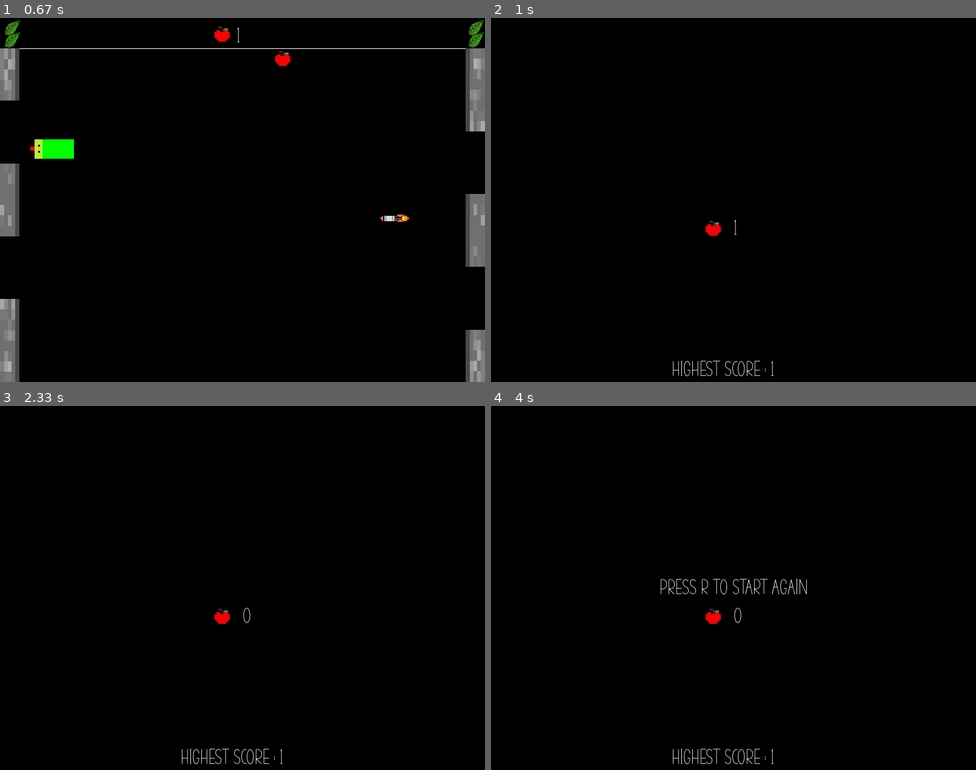
Above: before the commit, frames 1-4 (two rows, left to right).
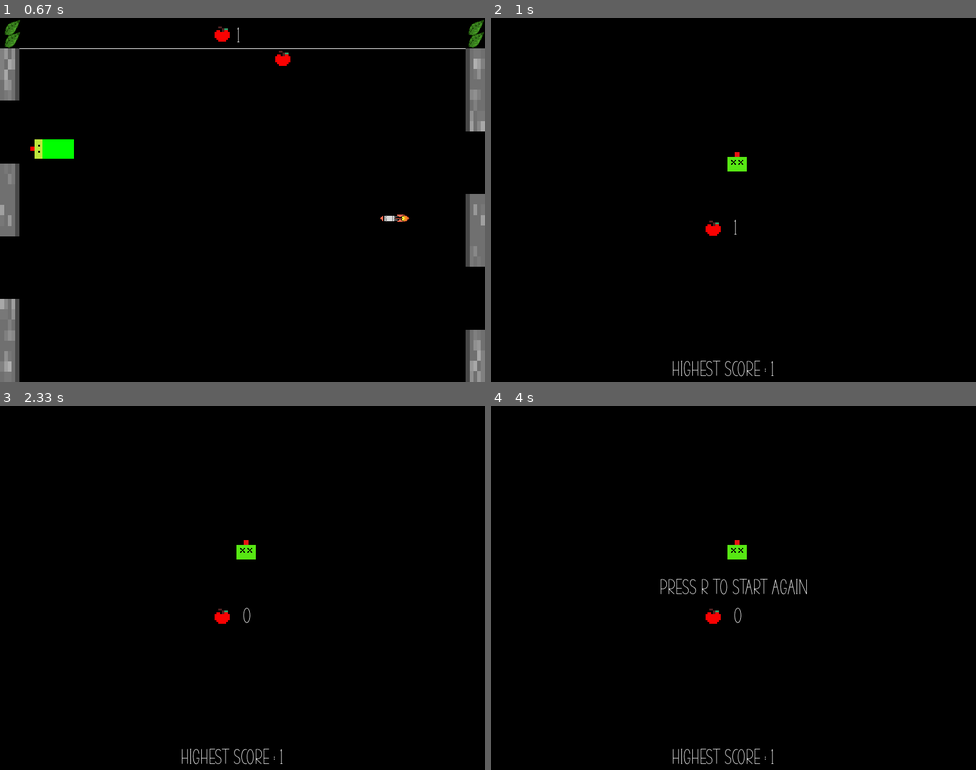
Above: after the commit, the same moments.

Repository: LUDUSLab/stem-games
Game: pygame game, started from gabi.breval/snakepro/main.py
Two runs of this game, one before a commit and one after it. Both use one fixed random seed, a clock stepped at 60 frames per second and the inputs below.
Inputs:
- Up to frame 1 (0.67 s): hold Right from 0.33 s (still down)
- Up to frame 2 (1 s): release Right at 0.8 s; hold Up from 0.83 s (still down)
- Up to frame 3 (2.33 s): release Up at 1.3 s; hold R 1.33-1.8 s
- Up to frame 4 (4 s): hold R 2.9-3.43 s

Frame 1 is identical in both runs. In frame 2, 0.2% of the frame differs, in the area x 48-53%, y 36-43%; in frame 3, 0.2%; in frame 4, 0.2%.

Commit message:
adding some details

Diff:
--- a/gabi.breval/snakepro/game.py
+++ b/gabi.breval/snakepro/game.py
@@ -111,6 +111,7 @@
                 config.screen.blit(config.blink_surface, config.blink_rect)
                 config.screen.blit(config.score_text, (config.WIDTH / 2, 330))
                 config.screen.blit(fruit.apple_1_score, ((config.WIDTH / 2) - 50, 330))
+                config.screen.blit(snake.snake_dead, ((config.WIDTH / 2) - 10, 221))
                 config.clock.tick(50)
                 pygame.display.update()
 
@@ -149,6 +150,7 @@
                 config.screen.blit(config.blink_surface, config.blink_rect)
                 config.screen.blit(config.score_text, (config.WIDTH / 2, 330))
                 config.screen.blit(fruit.apple_1_score, ((config.WIDTH / 2) - 50, 330))
+                config.screen.blit(snake.snake_dead, ((config.WIDTH / 2) - 10, 221))
                 config.clock.tick(50)
                 pygame.display.update()
 
--- a/gabi.breval/snakepro/snake.py
+++ b/gabi.breval/snakepro/snake.py
@@ -13,6 +13,8 @@
 snake_head = pygame.transform.scale(snake_head, [config.grid_size, config.grid_size])
 snake_skin = pygame.Surface((config.grid_size, config.grid_size))
 snake_skin.fill((0, 255, 0))  # color
+snake_dead = pygame.image.load(config.address('gabi.breval.dead_snake.png', 'skin'))
+snake_dead = pygame.transform.scale(snake_dead, [config.grid_size, config.grid_size])
 
 # Rotation  --------------------------------------------------------------------------------------------------------- #
 snake_copy = snake_head.copy()
Binary file added: gabi.breval/snakepro/assets/skin/gabi.breval.dead_snake.png
